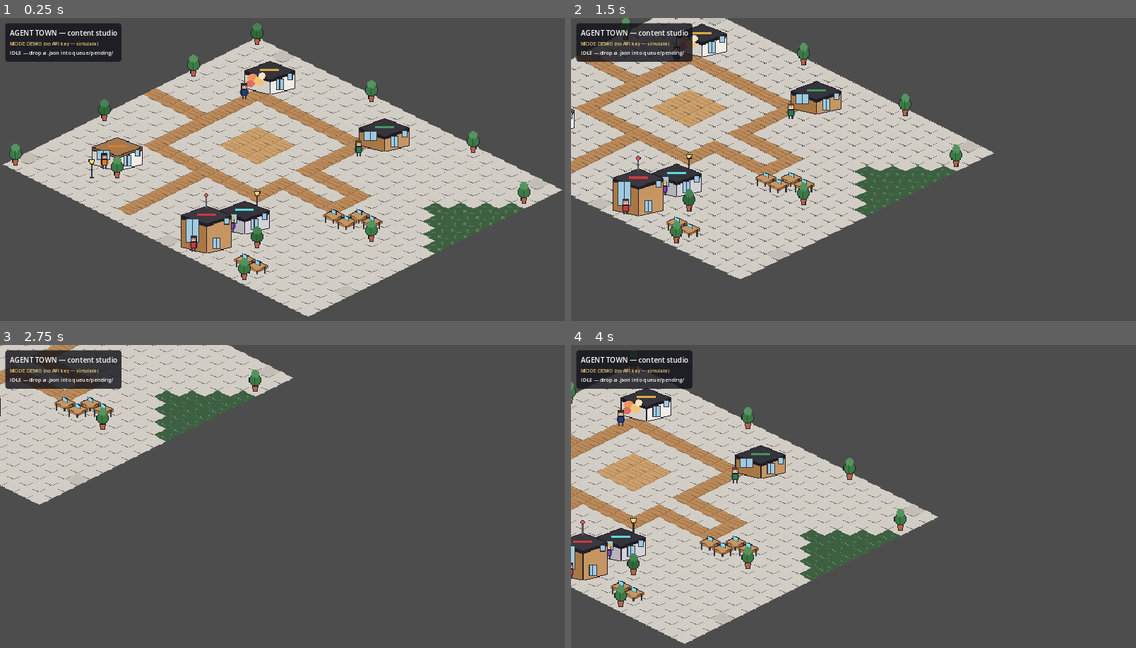
Above: before the commit, frames 1-4 (two rows, left to right).
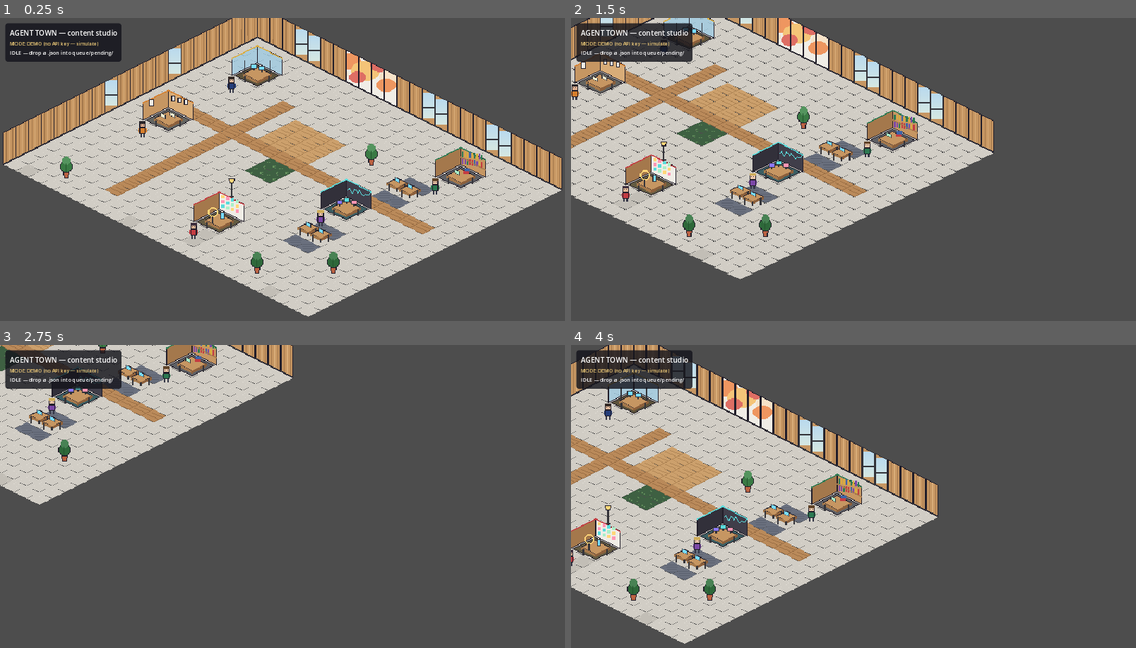
Above: after the commit, the same moments.

Repository: koji048/agent-town
Game: Godot game, scene res://scenes/main.tscn
The game is run twice, just before and just after one commit, with the same random seed, the same clock (stepped at 60 frames per second) and the same inputs.
Inputs (mouse positions are in pixels of both pictures, inside the frame that each line leads up to):
- Up to frame 1 (0.25 s): no input
- Up to frame 2 (1.5 s): tap Enter at 0.5 s; move the mouse to (977, 160) at 0.52 s; hold Right (ui_right) 0.53-1.28 s; click (977, 160) at 0.67 s; move the mouse to (740, 193) at 1.27 s; hold Down (ui_down) from 1.28 s (still down)
- Up to frame 3 (2.75 s): move the mouse to (339, 432) at 2.02 s; release Down (ui_down) at 2.03 s; hold Right (ui_right) from 2.03 s (still down)
- Up to frame 4 (4 s): move the mouse to (825, 566) at 2.77 s; release Right (ui_right) at 2.78 s; hold Up (ui_up) 2.78-3.53 s; click (825, 566) at 2.92 s; move the mouse to (1023, 551) at 3.52 s; hold Left (ui_left) from 3.53 s (still down)

The runs differ from the first frame. In frame 1, 28% of the frame differs, in the area x 0-100%, y 0-91%; in frame 2, 21%; in frame 3, 5.9%; in frame 4, 19%.

Commit message:
Redesign scene as open-plan office interior
- Perimeter walls: wood cladding, sky windows, 4-tile mural artwork
- Stations become interior furniture pods: glass director office,
  bookshelf research corner, writers' room, edit bay, publishing deck
- Carpet tile + desk clusters; new interior map layout
- Editor prompt aligned with reels-pipeline caption rules

Diff:
--- a/assets/map.json
+++ b/assets/map.json
@@ -2,87 +2,87 @@
   "tile_w": 64,
   "tile_h": 32,
   "rows": [
-    "t.,......t.......t....,.",
-    "........................",
-    "...H........L..........t",
-    ".......................~",
-    "....#########.........~~",
-    "t...#.......#........~~~",
-    "....#.......#.......~~~~",
-    "....#..PPP..#........~~~",
-    "#####..PPP..#####.....~~",
-    "....#..PPP......#......~",
-    "....#.......#####.dd....",
-    "....#.......#....dd.t...",
-    "t...#########...........",
-    "........#....l..........",
-    "...S....#....E..........",
-    "........#...............",
-    ".....t..#.......t......,",
-    "....l...#....T..........",
-    ",.......#........dd.....",
-    "t...........,.....t....."
+    "cwwWWwwMMMMwwWWwwwWWwwww",
+    "v.......................",
+    "v.H...............L.....",
+    "v.......................",
+    "v.....#.................",
+    "v.....#.PPPP..t..rr.....",
+    "V.....#.PPPP.....dd.....",
+    "v.....#.PPPP.....rr.....",
+    "v.####################..",
+    "v.S...#...~~....E.......",
+    "v.....#...~~............",
+    "V.....#.................",
+    "v.....#..........rr.....",
+    "v.....#....l.....dd.....",
+    "v.....#..........rr.....",
+    "v.....#.....T........t..",
+    "v.....#.................",
+    "v.....#......,..........",
+    "v..t.........,....t.....",
+    "v,.......,..........,..."
   ],
-  "blocked_chars": "~tdl",
+  "blocked_chars": "~tdlcwWMvV",
   "buildings": {
     "town_hall": {
       "anchor": [
-        3,
+        2,
         2
       ],
       "role": "director",
       "name": "Director's Office",
       "workstation": [
-        4,
+        3,
         4
       ]
     },
     "library": {
       "anchor": [
-        12,
+        18,
         2
       ],
       "role": "researcher",
       "name": "Research Corner",
       "workstation": [
-        13,
+        19,
         4
       ]
     },
     "studio": {
       "anchor": [
-        3,
-        14
+        2,
+        9
       ],
       "role": "writer",
       "name": "Writers' Room",
       "workstation": [
-        4,
-        16
+        3,
+        11
       ]
     },
     "edit_bay": {
       "anchor": [
-        13,
-        14
+        16,
+        9
       ],
       "role": "editor",
       "name": "Edit Bay",
       "workstation": [
-        14,
-        16
+        17,
+        11
       ]
     },
     "tower": {
       "anchor": [
-        13,
-        17
+        12,
+        15
       ],
       "role": "publisher",
       "name": "Publishing Deck",
       "workstation": [
-        14,
-        19
+        13,
+        17
       ]
     }
   }
--- a/scripts/prompts.gd
+++ b/scripts/prompts.gd
@@ -20,7 +20,7 @@
 
 
 static func editor(language: String, niche: String) -> String:
-	return _base("the Editor (captions & pacing)", language, niche) + "\n\nFrom the script, produce:\n1. A valid SRT subtitle file (```srt block), captions capped at ~38 characters per line, max 2 lines, timed to the script beats\n2. On-screen text overlays (big keywords) per beat\n3. Two pacing/cut suggestions\nOutput the SRT first."
+	return _base("the Editor (captions & pacing)", language, niche) + "\n\nFrom the script, produce:\n1. A valid SRT subtitle file (```srt block) following these caption rules:\n   - max ~32 characters per caption, single line, lower-third style\n   - never split a word (for Thai: never break mid-word — break at natural phrase boundaries)\n   - captions never cross a spoken-phrase boundary; prefer breaks after sentence-enders or before connectives\n   - no overlapping timecodes; leave captions blank during silence\n   - keep English tech terms as-is; add a space between Thai and Latin text\n2. An opening-title line for the first 3-5s: 'EP## <native title> (<English concept>)'\n3. On-screen text overlays (big keywords) per beat\n4. Two pacing/cut suggestions\nOutput the SRT first."
 
 
 static func publisher(language: String, niche: String) -> String:
--- a/scripts/town.gd
+++ b/scripts/town.gd
@@ -45,6 +45,7 @@
 		",": load("res://assets/tiles/floor_dark.png"),
 		"#": load("res://assets/tiles/deck.png"),
 		"P": load("res://assets/tiles/atrium.png"),
+		"r": load("res://assets/tiles/carpet.png"),
 	}
 	var floor_tex: Texture2D = tile_tex["."]
 
@@ -79,6 +80,18 @@
 					_prop("res://assets/props/lamp.png", center)
 				"d":
 					_prop("res://assets/props/desk.png", center)
+				"c":
+					_wall("res://assets/walls/wall_corner.png", center)
+				"w":
+					_wall("res://assets/walls/wall_ne_wood.png", center)
+				"W":
+					_wall("res://assets/walls/wall_ne_window.png", center)
+				"v":
+					_wall("res://assets/walls/wall_nw_wood.png", center)
+				"V":
+					_wall("res://assets/walls/wall_nw_window.png", center)
+				"M":
+					_wall("res://assets/walls/mural_%d.png" % _mural_index(row, gx), center)
 
 	# --- rooms
 	for bname in buildings:
@@ -146,6 +159,23 @@
 	world.add_child(spr)
 
 
+func _wall(path: String, tile_pos: Vector2) -> void:
+	## Perimeter wall piece: canvas bottom aligns with the tile's south corner.
+	var spr := Sprite2D.new()
+	spr.texture = load(path)
+	spr.position = tile_pos
+	spr.offset = Vector2(0, -spr.texture.get_height() / 2.0 + tile_h / 2.0)
+	world.add_child(spr)
+
+
+func _mural_index(row: String, gx: int) -> int:
+	## Index within a consecutive run of "M" wall tiles (4-tile artwork).
+	var i := 0
+	while gx - i - 1 >= 0 and row[gx - i - 1] == "M":
+		i += 1
+	return i % 4
+
+
 func _animate_garden() -> void:
 	_garden_frame = (_garden_frame + 1) % 2
 	for spr in _garden_sprites:
Binary file changed: assets/buildings/edit_bay.png
Binary file changed: assets/buildings/library.png
Binary file changed: assets/buildings/studio.png
Binary file changed: assets/buildings/tower.png
Binary file changed: assets/buildings/town_hall.png
Binary file added: assets/tiles/carpet.png
Binary file added: assets/walls/mural_0.png
Binary file added: assets/walls/mural_1.png
Binary file added: assets/walls/mural_2.png
Binary file added: assets/walls/mural_3.png
Binary file added: assets/walls/wall_corner.png
Binary file added: assets/walls/wall_ne_window.png
(and 6 more such lines)
